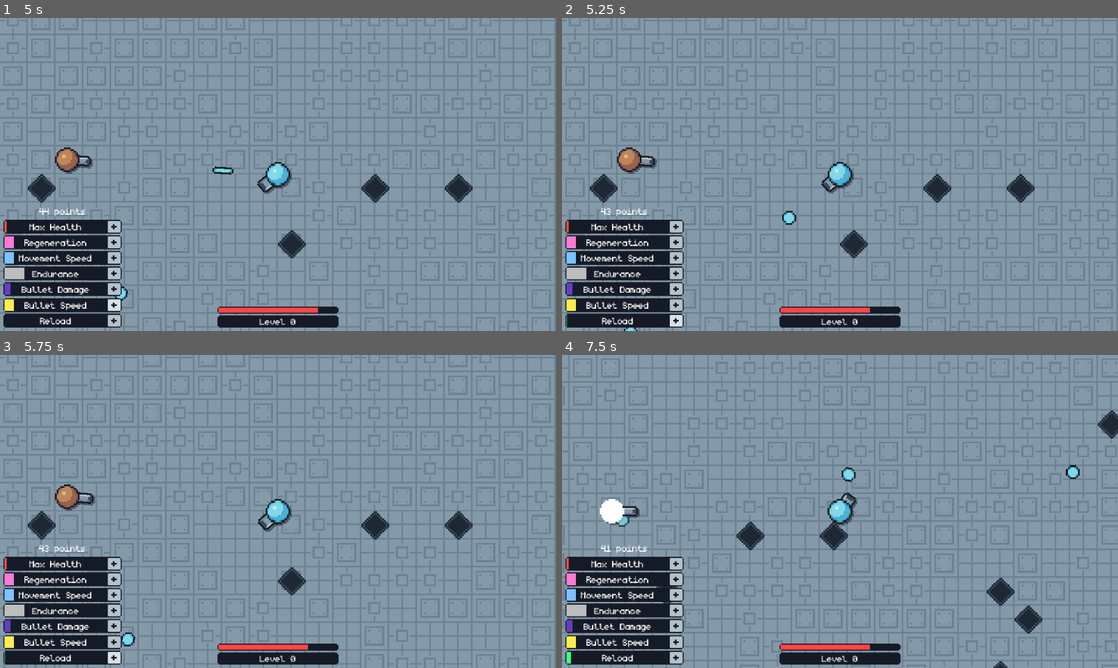
Above: before the commit, frames 1-4 (two rows, left to right).
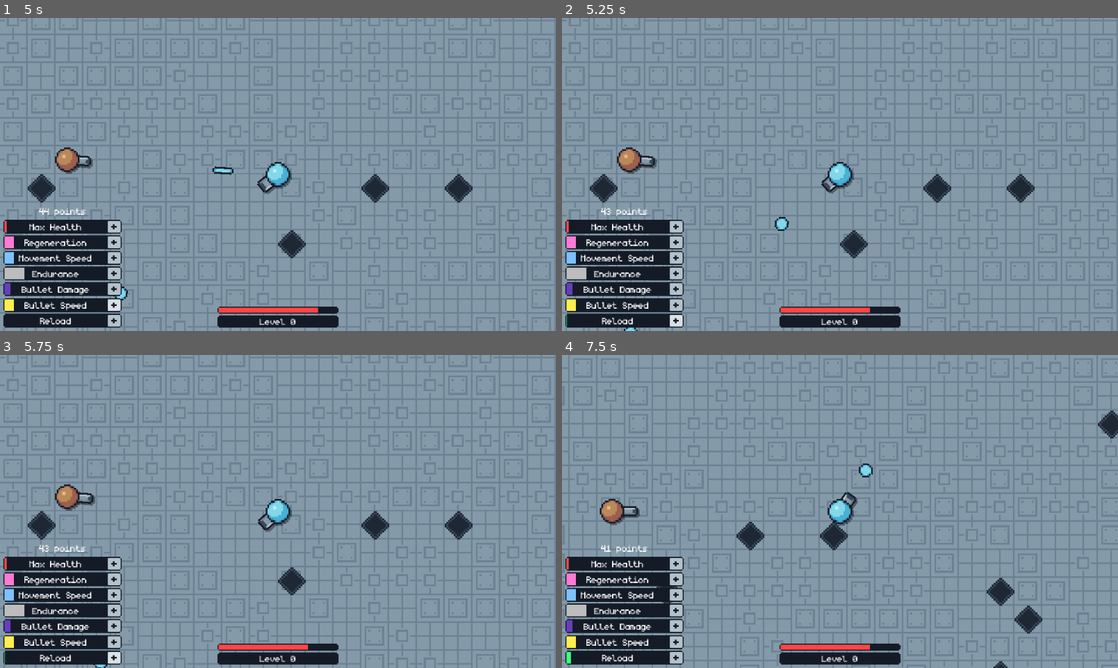
Above: after the commit, the same moments.

Repository: WirelessNine/Geometry-Shooter
Game: Godot game, scene res://scenes/main/game.tscn
The game is run twice, just before and just after one commit, with the same random seed, the same clock (stepped at 60 frames per second) and the same inputs.
Inputs (mouse positions are in pixels of both pictures, inside the frame that each line leads up to):
- Up to frame 1 (5 s): click (116, 227) at 0.5 s; click (116, 243) at 1.25 s; click (116, 259) at 2 s; click (116, 274) at 2.75 s; click (116, 290) at 3.5 s; click (116, 305) at 4.25 s
- Up to frame 2 (5.25 s): click (678, 321) at 5 s
- Up to frame 3 (5.75 s): no input
- Up to frame 4 (7.5 s): tap Enter (ui_accept) at 5.75, 6.02 s; move the mouse to (962, 495) at 5.77 s; press the mouse at (962, 495) at 5.78 s; hold D (right) 5.78-6.5 s; release the mouse at (962, 495) at 6.5 s; drag from (728, 527) to (873, 502) at 6.52 s; move the mouse to (895, 442) at 7.27 s; press the mouse at (895, 442) at 7.28 s; hold D (right) from 7.28 s (still down)

Frame 1 is identical in both runs. In frame 2, 0.2% of the frame differs, in the area x 38-43%, y 61-68%; in frame 3, 0.1%; in frame 4, 0.6%, in the area x 6-94%, y 34-55%.

Commit message:
Fix some upgrades not working

Diff:
--- a/resources/upgrades/bullet_speed_upgrade.tres
+++ b/resources/upgrades/bullet_speed_upgrade.tres
@@ -4,5 +4,5 @@
 
 [resource]
 script = ExtResource("1_p1dsf")
-increment_amount = 0.5
+increment_amount = 0.2
 metadata/_custom_type_script = "uid://cde1gacwr2nr2"
--- a/scenes/main/game.gd
+++ b/scenes/main/game.gd
@@ -57,6 +57,9 @@
 	var bullet_speed: float = turret.weapon_data.bullet_speed
 	var bullet_lifetime: float = turret.weapon_data.bullet_lifetime
 	var bullet_data: BulletData = turret.weapon_data.bullet_data
+
+	if not turret.enemy_turret:
+		bullet_speed *= Globals.bullet_speed_upgrade.value
 
 	bullet.set_collision_mask_value(2, turret.enemy_turret)
 	bullet.set_collision_mask_value(3, not turret.enemy_turret)
--- a/scripts/characters/player_2d.gd
+++ b/scripts/characters/player_2d.gd
@@ -123,7 +123,7 @@
 		can_shoot = true
 
 		current_turret.shoot()
-		bullet_timer.start(current_turret.weapon_data.shoot_delay)
+		bullet_timer.start(current_turret.weapon_data.shoot_delay / Globals.reload_upgrade.value)
 
 
 func _on_bullet_timer_timeout() -> void:
Not shown, changed: kanban_tasks_data.kanban
